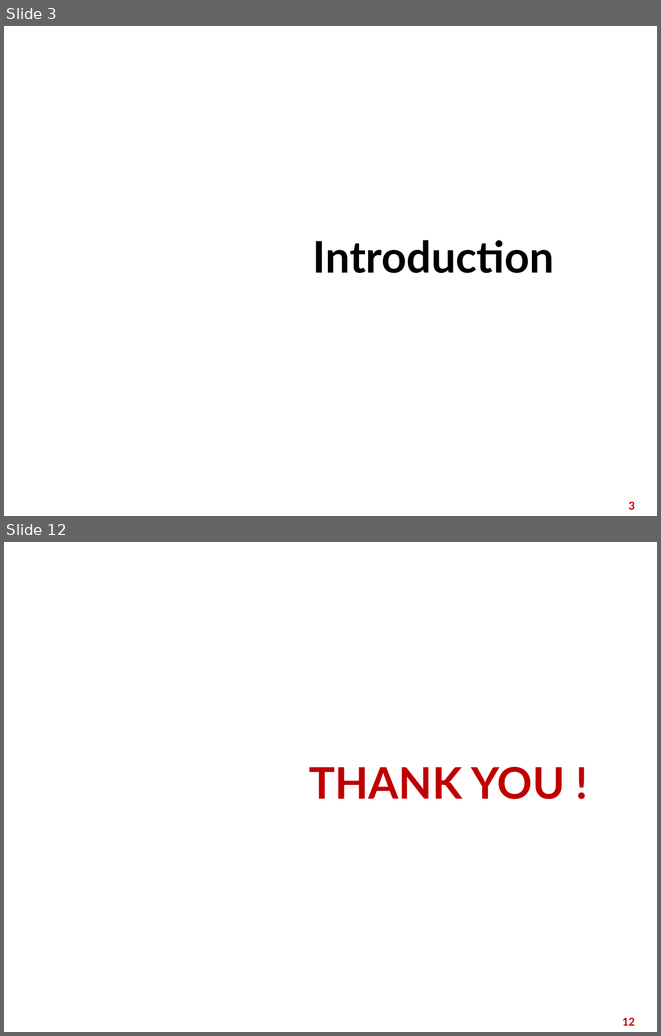
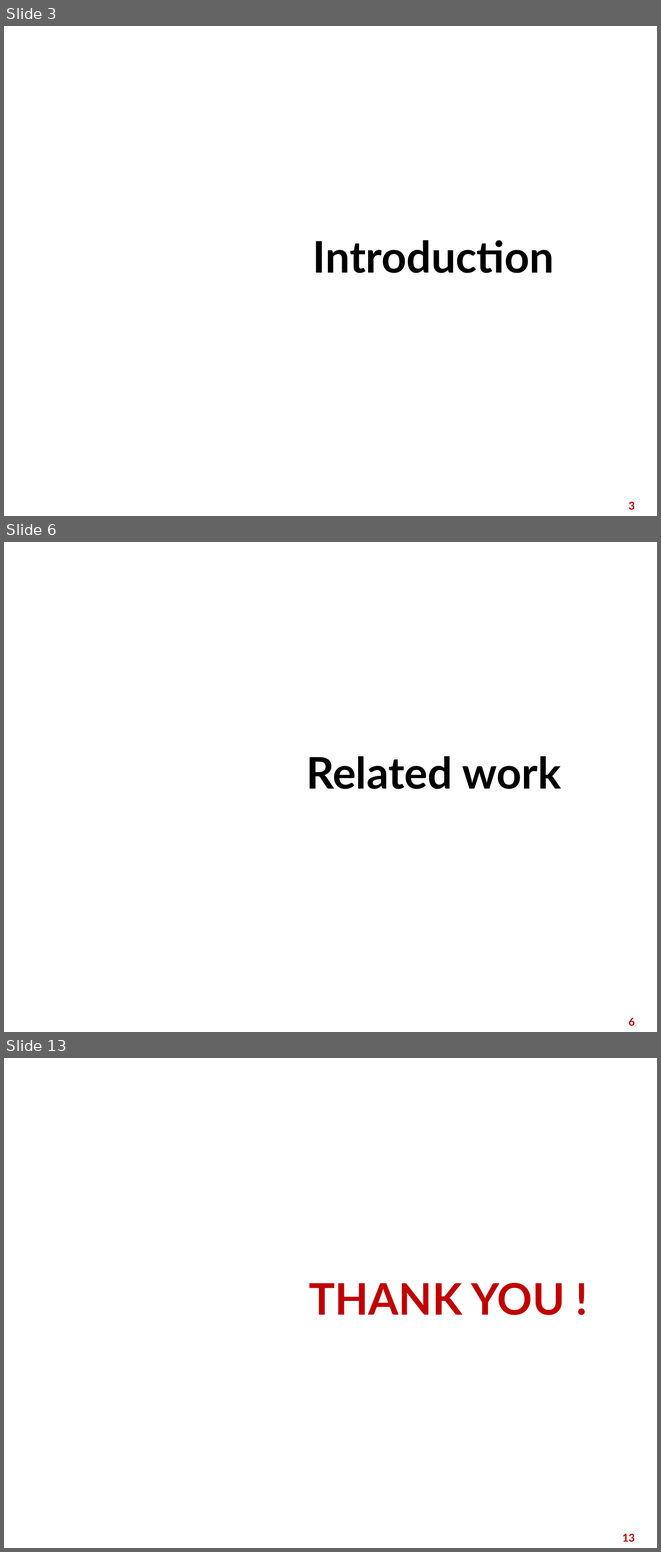
Before and after one commit to nnt2606/semantic-web, a slide deck: Semantic web.pptx. Shown one above the other, each under a label of ours: slides 3 and 12 before the commit, slides 3, 6 and 13 after it; the slides between them are not shown. The pictures are 661x1036 and 661x1552 pixels, drawn with LibreOffice and Linux fonts; fonts in the diff are those of the drawing; background and template pictures are left out. Boxes give left, top, right and bottom in pixels: in the first picture for what was removed or moved away, otherwise in the second. Text is boxed around its words. In the diff, an @@ line names an element or a change of style, - is before the commit and + after.

```diff
--- a/Semantic web.pptx
+++ b/Semantic web.pptx
@@ slide 6 added at (4,542,657,1032), background picture (left out) @@
@@ title added at (306,756,561,789), 48 pt, text #000000, bold @@
+Related work
@@ page number added at (628,1017,635,1025), 12 pt, text #C00000, bold @@
+6
@@ what was slide 12 is now slide 13 @@
@@ page number at (623,1533,635,1541): text changed @@
-12
+13
```
Also in this commit, not shown: 3 slides changed, 7 other slides added, 7 slides removed.
